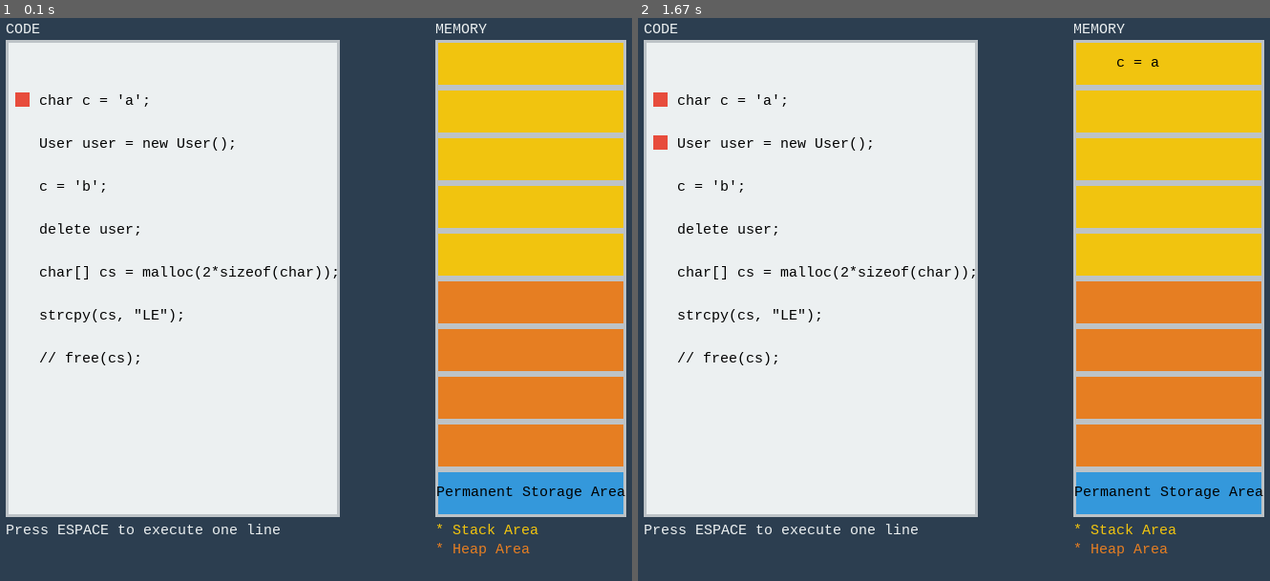
Above: before the commit, frames 1-2 (left to right).
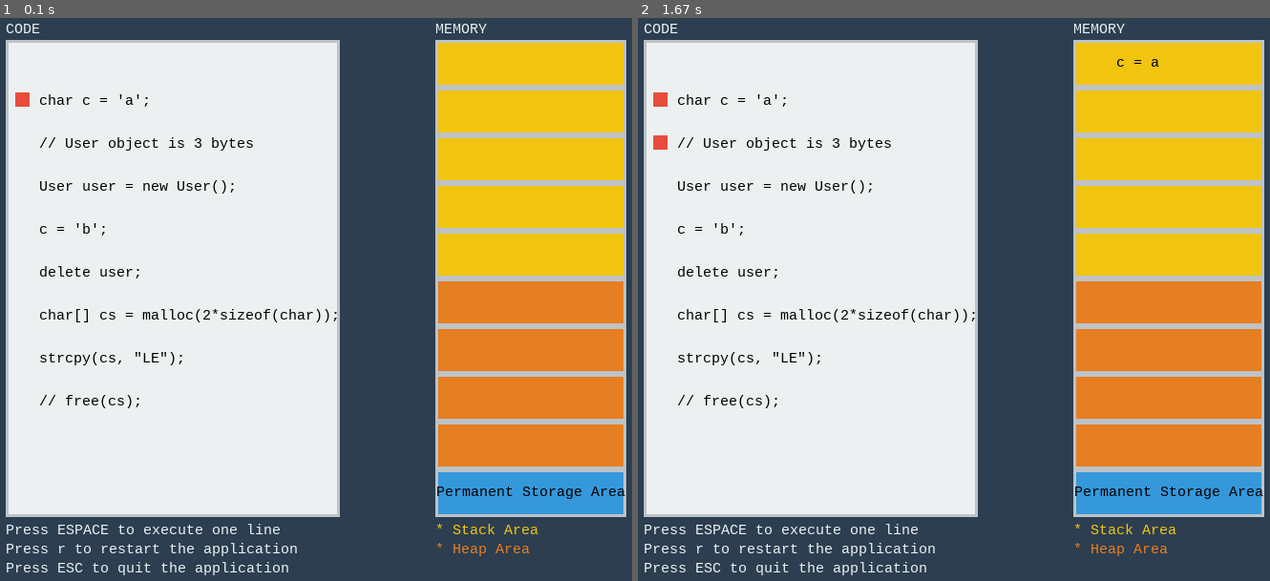
Above: after the commit, the same moments.

Repository: danielRL24/OS_VirtualMemorySimulator_Python
Game: pygame game, started from tutoPygame.py
Same seed, same stepped clock (60 frames per second), same inputs: the game is played once before the commit and once after it.
Inputs:
- Up to frame 1 (0.1 s): no input
- Up to frame 2 (1.67 s): tap Space at 0.33 s

The runs differ from the first frame. In frame 1, 1.9% of the frame differs, in the area x 1-54%, y 21-99%; in frame 2, 1.9%.

Commit message:
Make some small modifications.

Diff:
--- a/tutoPygame.py
+++ b/tutoPygame.py
@@ -1,5 +1,13 @@
+"""
+Memory Simulator
+04 - TP Final
+3253.1 - Conception OS
+RODRIGUES L. Daniel & RUEDIN Cyril
+mai 2017
+"""
 import pygame
 import sys
+import os
 
 from enum import Enum
 from pygame.locals import *
@@ -51,6 +59,7 @@
 # Affichage initial
 # ------------------------------------------------------------
 def display_interface(pygame, window, font):
+    """Initialise l'affichage de la fenêtre"""
     global COLORS
 
     # Preparation
@@ -86,6 +95,8 @@
     TextCode("CODE", None, Color(236, 240, 241, 255)).display_text(window, font, 50, 10)
     TextCode("MEMORY", None, Color(236, 240, 241, 255)).display_text(window, font, 500, 10)
     TextCode("Press ESPACE to execute one line", None, Color(236, 240, 241, 255)).display_text(window, font, 50, 535)
+    TextCode("Press r to restart the application", None, Color(236, 240, 241, 255)).display_text(window, font, 50, 555)
+    TextCode("Press ESC to quit the application", None, Color(236, 240, 241, 255)).display_text(window, font, 50, 575)
 
     i = 0
     for c in CODE:
@@ -99,6 +110,7 @@
 # Action de la Touche Espace
 # ------------------------------------------------------------
 def step(pygame, window, font):
+    """Fonction appelee a chaque fois que l'utilisateur appuie sur ESPACE"""
     global CODE_POINT
     global CODE_PTR
     global STACK_PTR
@@ -125,10 +137,15 @@
             HEAP_PTR += 1
     CODE_PTR += 1
 
+
 # ------------------------------------------------------------
 # MAIN
 # ------------------------------------------------------------
 def main():
+    """Fonction principale
+        - Initialisation de la fenêtre
+        - Boucle d'animation
+    """
     global CODE_POINT
     global CODE_PTR
     pygame.init()
@@ -152,6 +169,10 @@
             if event.type == KEYDOWN:
                 if event.key == K_SPACE and CODE_PTR < len(CODE):
                     step(pygame, window, font)
+                if event.key == K_r:
+                    restart_program()
+                if event.key == K_ESCAPE:
+                    animation = False
             if event.type == QUIT:
                 animation = False
 
@@ -167,6 +188,7 @@
 
 # Code à afficher
 CODE = [TextCode('char c = \'a\';', TypeMemory.STACK),
+        TextCode('// User object is 3 bytes', None),
         TextCode('User user = new User();', TypeMemory.HEAP),
         TextCode('c = \'b\';', TypeMemory.STACK),
         TextCode('delete user;', TypeMemory.HEAP),
@@ -174,12 +196,13 @@
         TextCode('strcpy(cs, "LE");', TypeMemory.HEAP),
         TextCode('// free(cs);', None)]
 
-# 1e element : Group number
-# 2e element : Text
+# 1e element :
+#   Numero groupe (permet de regrouper les commandes a "executer" en meme temps)
+# 2e element :
+#   Texte a afficher dans les cases memoire
 # 3e element :
-# 1  => Ajout        (incremente pointeur)
-# 0  => Modification (ne change pas pointeur)
-# -1 => Suppression  (decremente pointeur)
+#   1  => Ajout
+#   -1 => Suppression
 
 STACK_ACTIONS = [(1, TextCode('c = a', None), 1),
                  (2, TextCode('c = a', None, COLORS[TypeMemory.STACK.value]), -1),
@@ -204,8 +227,14 @@
 HEAP_MEM_PTR = 0
 CODE_PTR = 0
 
-# Point d'arret
+# Point d'arret dans le code
 CODE_POINT = None
+
+
+def restart_program():
+    """Redemarrer le programme courant"""
+    python = sys.executable
+    os.execl(python, python, * sys.argv)
 
 # ------------------------------------------------------------
 # POINT D'ENTREE
